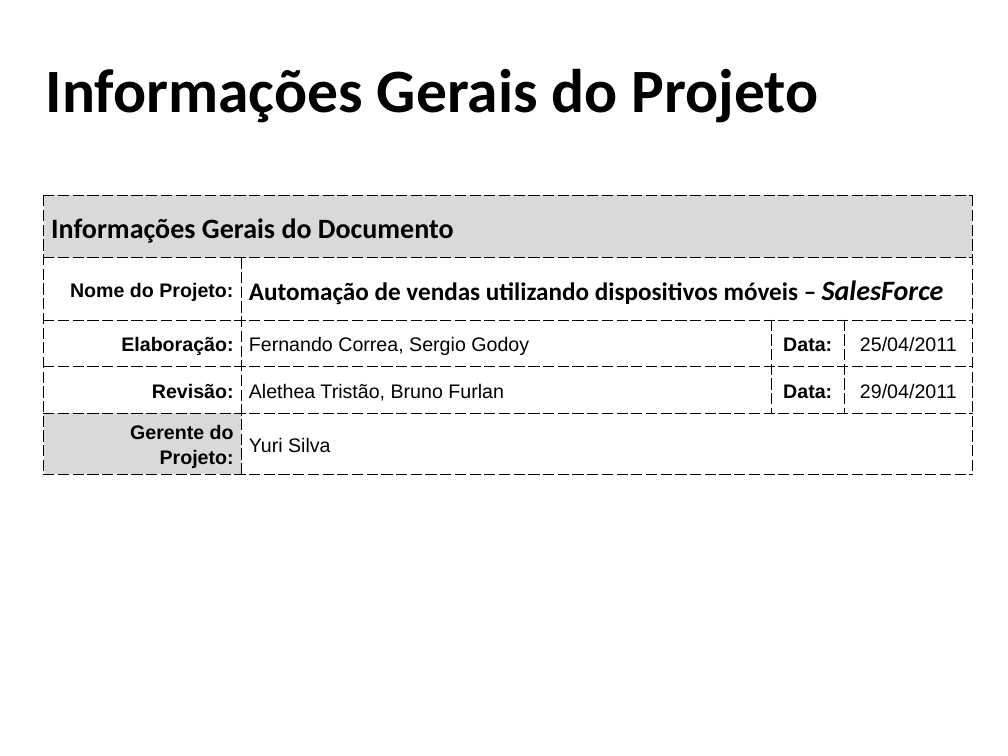
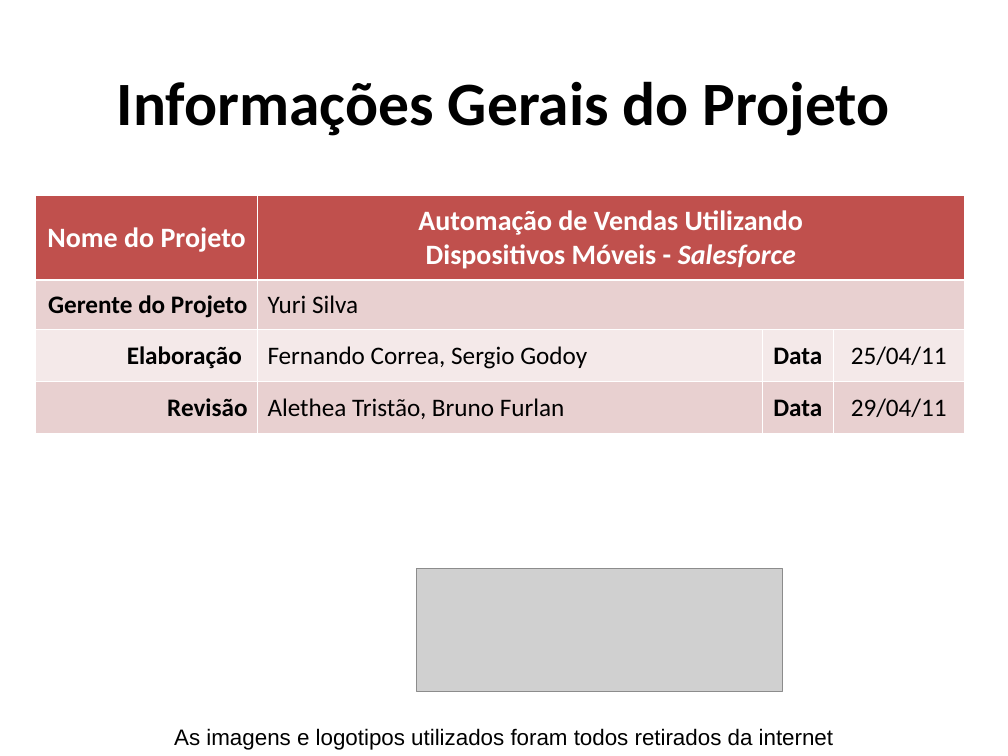
Before and after one commit to rationaldev/salesforce-ibta, a slide deck: slide 2 of Salesforce/04 - Integracao/4.1 - Project Charter/Apresentacao/Salesforce.ppt (slide 12 before the commit). Drawn at 1008x756 pixels with LibreOffice and Linux fonts; fonts in the diff are those of the drawing; grey boxes stand for pictures; background and template pictures are left out. Boxes give left, top, right and bottom in pixels: in the first picture for what was removed or moved away, otherwise in the second. Text is boxed around its words. In the diff, an @@ line names an element or a change of style, - is before the commit and + after.

```diff
--- a/Salesforce/04 - Integracao/4.1 - Project Charter/Apresentacao/Salesforce.ppt
+++ b/Salesforce/04 - Integracao/4.1 - Project Charter/Apresentacao/Salesforce.ppt
@@ title "Informações Gerais do Projeto": place and size @@
-title "Informações Gerais do Projeto" at (46,68,819,123)
+title "Informações Gerais do Projeto" at (117,81,890,136)
@@ title "Informações Gerais do Projeto" at (117,81,890,136): alignment left to centre @@
@@ table at (35,196,963,433) @@
-row 1: Informações Gerais do Documento |  |  | 
-row 2: Nome do Projeto: | Automação de vendas utilizando dispositivos móveis – SalesForce |  | 
-row 3: Elaboração: | Fernando Correa, Sergio Godoy | Data: | 25/04/2011
-row 4: Revisão: | Alethea Tristão, Bruno Furlan | Data: | 29/04/2011
-row 5: Gerente do Projeto: | Yuri Silva |  | 
+row 1: Nome do Projeto | Automação de Vendas Utilizando / Dispositivos Móveis - Salesforce |  | 
+row 2: Gerente do Projeto | Yuri Silva |  | 
+row 3: Elaboração | Fernando Correa, Sergio Godoy | Data | 25/04/11
+row 4: Revisão | Alethea Tristão, Bruno Furlan | Data | 29/04/11
@@ table: place and size @@
-table at (43,196,973,474)
+table at (35,196,963,433)
@@ picture added at (416,569,782,691) @@
@@ text added at (174,728,833,750), 16 pt, text #000000 @@
+As imagens e logotipos utilizados foram todos retirados da internet
```
Also in this commit, not shown: 7 other slides changed, 2 slides added, 2 slides removed, 8 other files.
